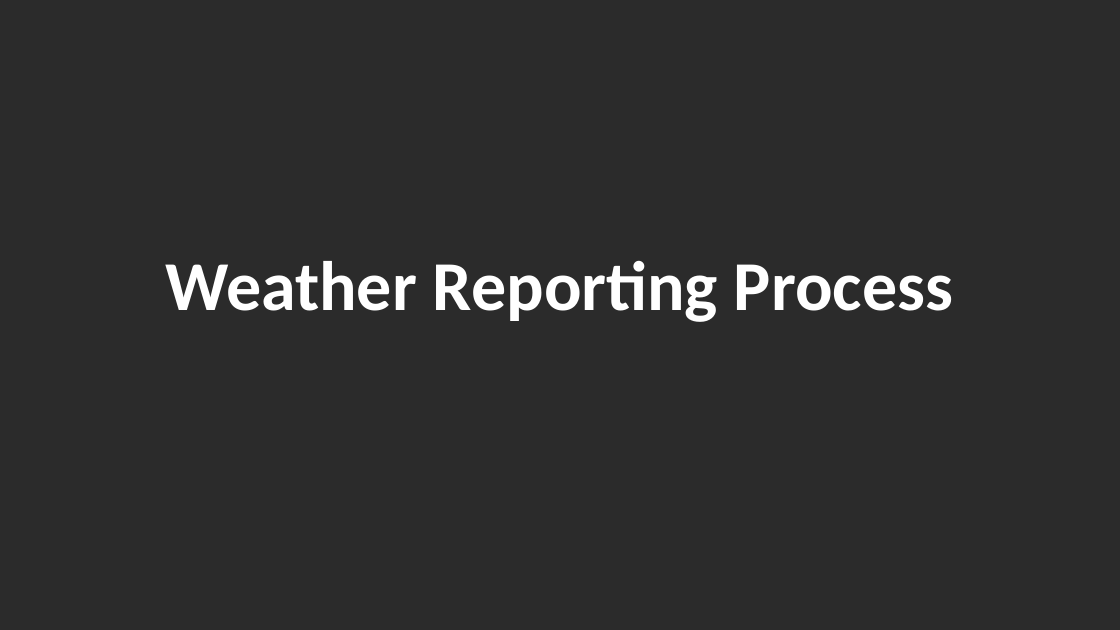
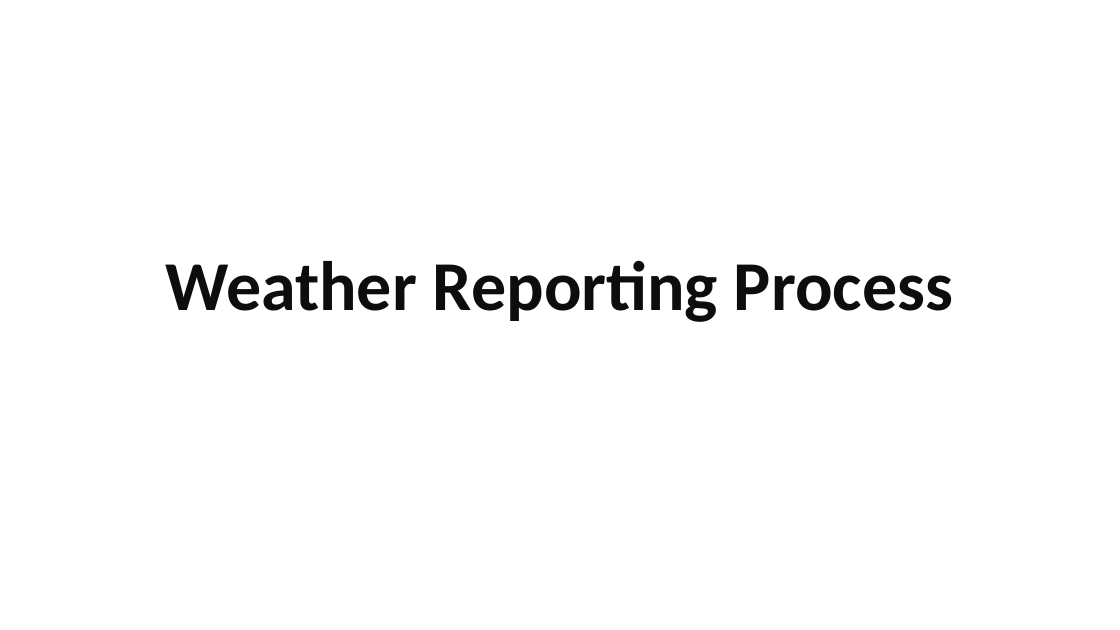
Before and after one commit to eugene-choy-2016/EI_Project, a slide deck: slide 9 of EI Presentation.pptx (slide 7 before the commit). Drawn at 1120x630 pixels with LibreOffice and Linux fonts; fonts in the diff are those of the drawing; background and template pictures are left out; a plain dark background stands for a picture behind light text. Boxes give left, top, right and bottom in pixels: in the first picture for what was removed or moved away, otherwise in the second. Text is boxed around its words. In the diff, an @@ line names an element or a change of style, - is before the commit and + after.

```diff
--- a/EI Presentation.pptx
+++ b/EI Presentation.pptx
@@ background picture (left out) to #FFFFFF @@
@@ title "Weather Reporting Process" at (165, 260, 953, 322): text colour #FFFFFF to #0D0D0D @@
```
Also in this commit, not shown: 4 other slides changed, 7 slides added.
